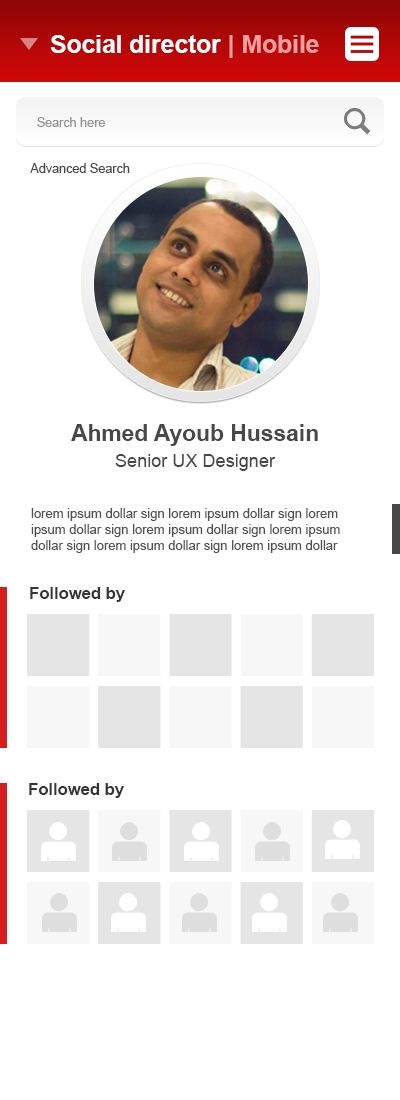
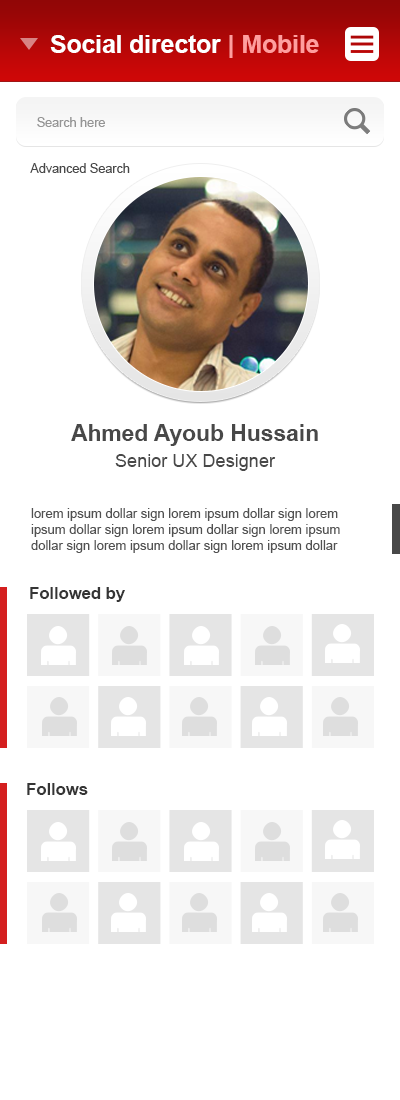
Comparing the layer stacks of the two (400, 1100) images. Changes:
added layer "Shape 1 copy 7" (1st of 10) (10%) above "Shape 1 copy 7" over left=323, top=697, right=358, bottom=736
added layer "Shape 1 copy 7" (2nd of 10) above "Shape 1 copy 7" over left=325, top=624, right=360, bottom=663
added layer "Shape 1 copy 7" (3rd of 10) above "Shape 1 copy 7" over left=252, top=697, right=287, bottom=736
added layer "Shape 1 copy 7" (4th of 10) (10%) above "Shape 1 copy 7" over left=182, top=697, right=217, bottom=736
added layer "Shape 1 copy 7" (5th of 10) above "Shape 1 copy 7" over left=111, top=697, right=146, bottom=736
added layer "Shape 1 copy 7" (6th of 10) (10%) above "Shape 1 copy 7" over left=42, top=697, right=77, bottom=736
added layer "Shape 1 copy 7" (7th of 10) (10%) above "Shape 1 copy 7" over left=112, top=626, right=147, bottom=665
added layer "Shape 1 copy 7" (8th of 10) above "Shape 1 copy 7" over left=41, top=626, right=76, bottom=665
added layer "Shape 1 copy 7" (9th of 10) (10%) above "Shape 1 copy 7" over left=255, top=626, right=290, bottom=665
added layer "Shape 1 copy 7" (10th of 10) above "Rectangle 1 copy 7" over left=184, top=626, right=219, bottom=665
renamed "Rectangle 1 copy 5" to "Rectangle 1 copy 7", moved it above "Rectangle 1 copy 7" over left=323, top=697, right=358, bottom=736
renamed "Rectangle 1 copy 5" to "Rectangle 1 copy 7", moved it above "Rectangle 1 copy 7" over left=252, top=697, right=287, bottom=736
renamed "Rectangle 1 copy 5" to "Rectangle 1 copy 7", moved it above "Rectangle 1 copy 7" over left=182, top=697, right=217, bottom=736
renamed "Rectangle 1 copy 5" to "Rectangle 1 copy 7", moved it above "Rectangle 1 copy 7" over left=111, top=697, right=146, bottom=736
renamed "Followed by copy" to "Follows", painted on it over left=27, top=783, right=124, bottom=798
…and 6 more changes (6 renamed, 6 stack)
